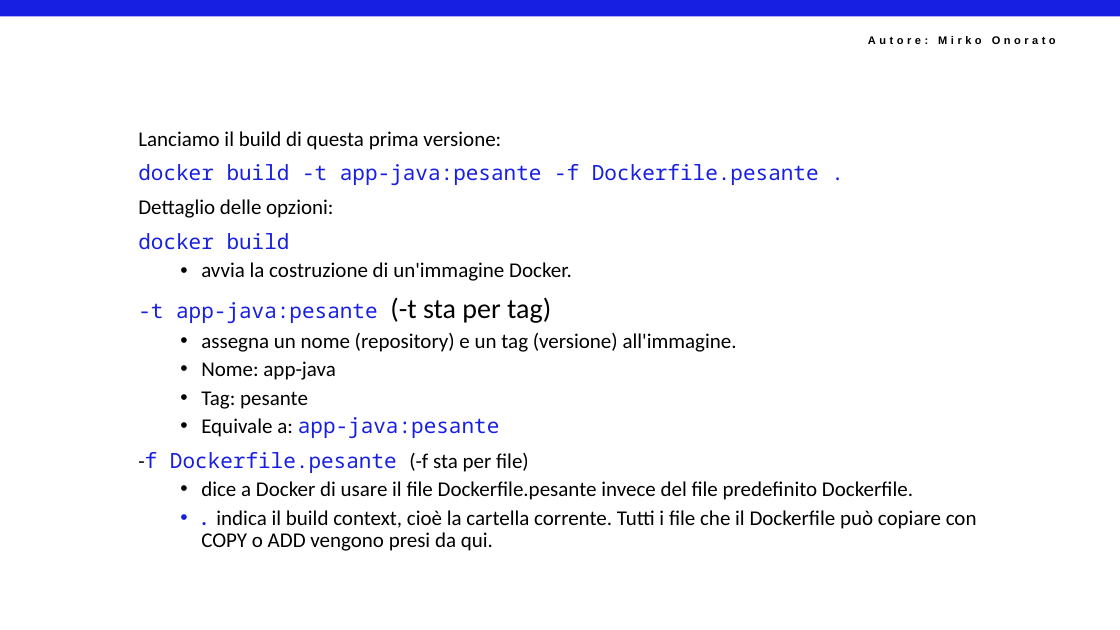
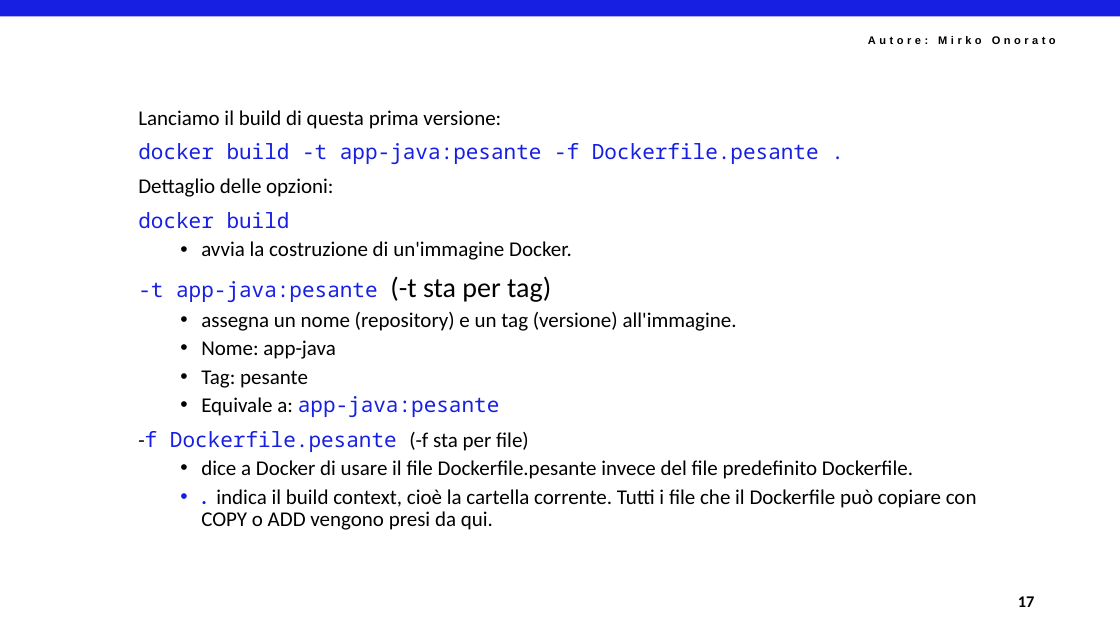
Before and after one commit to mirkoSkF/Docker-Labs, a slide deck: slide 19 of Raccolta esercizi - Docker Atomo.pptx. Drawn at 1120x630 pixels with LibreOffice and Linux fonts; fonts in the diff are those of the drawing; background and template pictures are left out. Boxes give left, top, right and bottom in pixels: in the first picture for what was removed or moved away, otherwise in the second. Text is boxed around its words. In the diff, an @@ line names an element or a change of style, - is before the commit and + after.

```diff
--- a/Raccolta esercizi - Docker Atomo.pptx
+++ b/Raccolta esercizi - Docker Atomo.pptx
@@ text "Lanciamo il build di questa ...": place and size @@
-text "Lanciamo il build di questa ..." at (138, 131, 977, 551)
+text "Lanciamo il build di questa ..." at (138, 110, 977, 530)
@@ text added at (1018, 596, 1035, 607), 14 pt, text #000000, bold @@
+17
```
Also in this commit, not shown: 21 other slides changed, 13 slides added.
